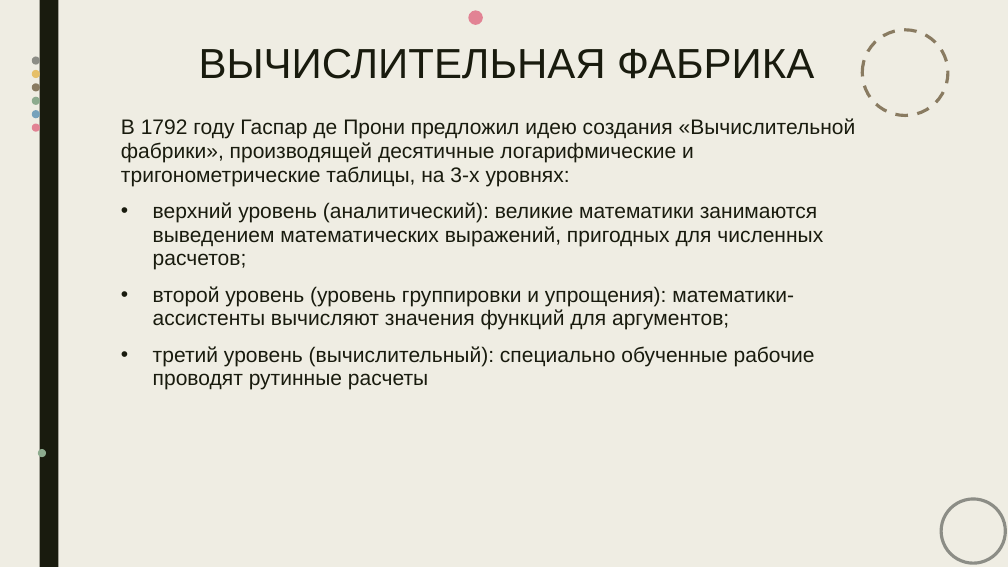
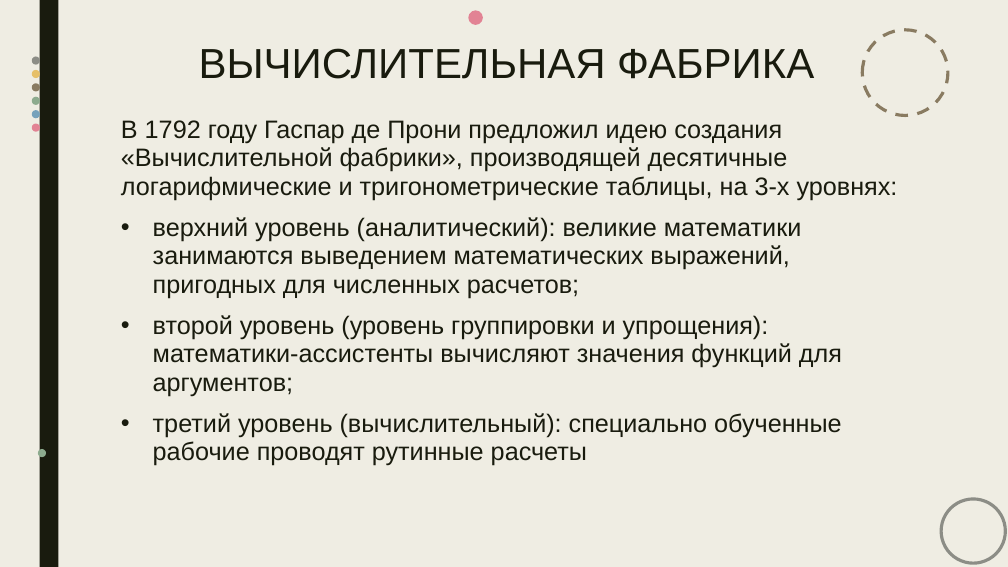
Before and after one commit to blissnyashki/Operating-System.-Laboratory-Work-, a slide deck: slide 8 of Презентация1.pptx. Drawn at 1008x567 pixels with LibreOffice and Linux fonts; fonts in the diff are those of the drawing. Boxes give left, top, right and bottom in pixels: in the first picture for what was removed or moved away, otherwise in the second. Text is boxed around its words. In the diff, an @@ line names an element or a change of style, - is before the commit and + after.

Commit message:
Change font

```diff
--- a/Презентация1.pptx
+++ b/Презентация1.pptx
@@ text "В 1792 году Гаспар де ..." at bbox=[121, 120, 898, 466]: size 20 to 24 pt @@
```
Also in this commit, not shown: 2 other slides changed.
